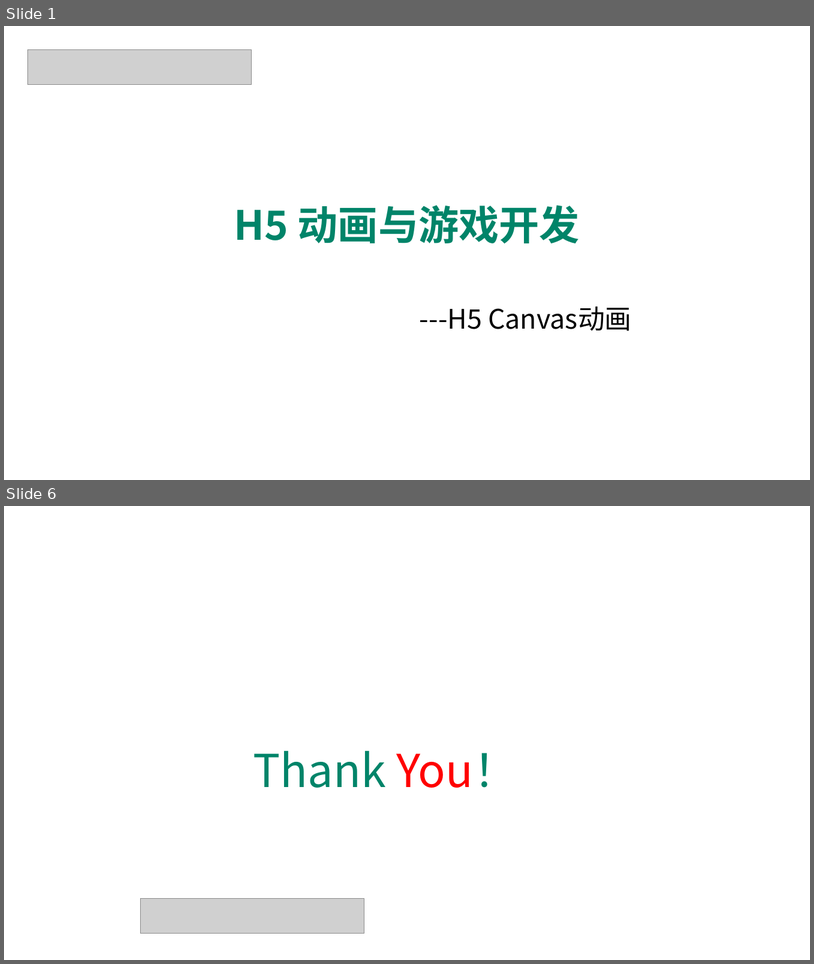
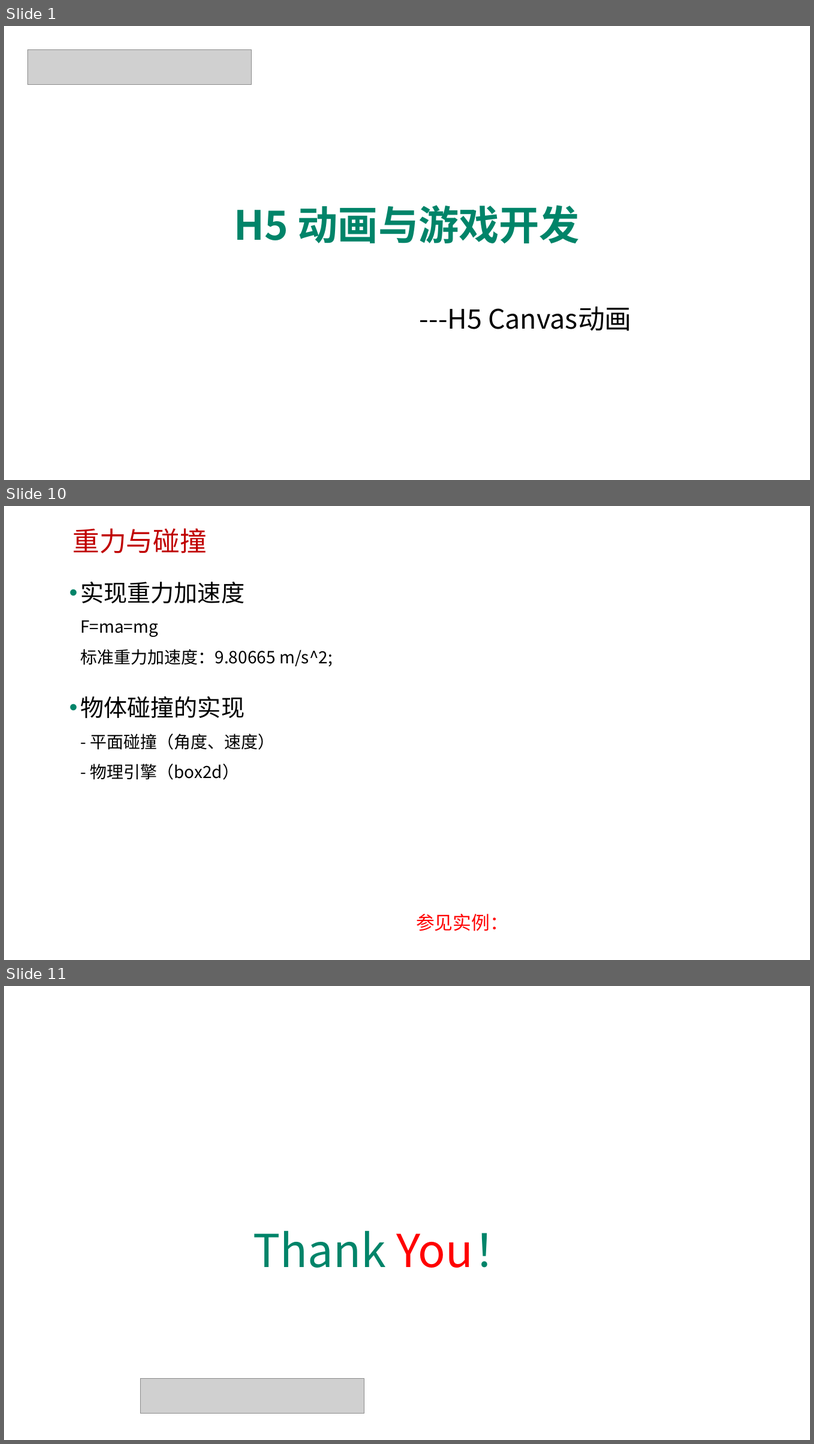
Before and after one commit to edu2act/course-H5-Animation-and-Game-Development, a slide deck: 课程PPT/（04）H5 Canvas动画.pptx. Shown one above the other, each under a label of ours: slides 1 and 6 before the commit, slides 1, 10 and 11 after it; the slides between them are not shown. The pictures are 814x964 and 814x1444 pixels, drawn with LibreOffice and Linux fonts; fonts in the diff are those of the drawing; grey boxes stand for pictures; background and template pictures are left out. Boxes give left, top, right and bottom in pixels: in the first picture for what was removed or moved away, otherwise in the second. Text is boxed around its words. In the diff, an @@ line names an element or a change of style, - is before the commit and + after.

```diff
--- a/课程PPT/（04）H5 Canvas动画.pptx
+++ b/课程PPT/（04）H5 Canvas动画.pptx
@@ slide 10 added at <box>4,506,810,960</box>, background picture (left out) @@
@@ text added at <box>72,528,207,553</box>, 32 pt, text #C00000 @@
+重力与碰撞
@@ text added at <box>80,582,333,780</box>, 20 pt, text #000000 @@
+• 实现重力加速度
+  F=ma=mg
+  标准重力加速度：9.80665 m/s^2;
+• 物体碰撞的实现
+  - 平面碰撞（角度、速度）
+  - 物理引擎（box2d）
@@ text added at <box>416,913,509,931</box>, 22 pt, text #FF0000 @@
+参见实例：
@@ what was slide 6 is now slide 11 @@
```
Also in this commit, not shown: 4 slides changed, 4 other slides added, 18 other files.
